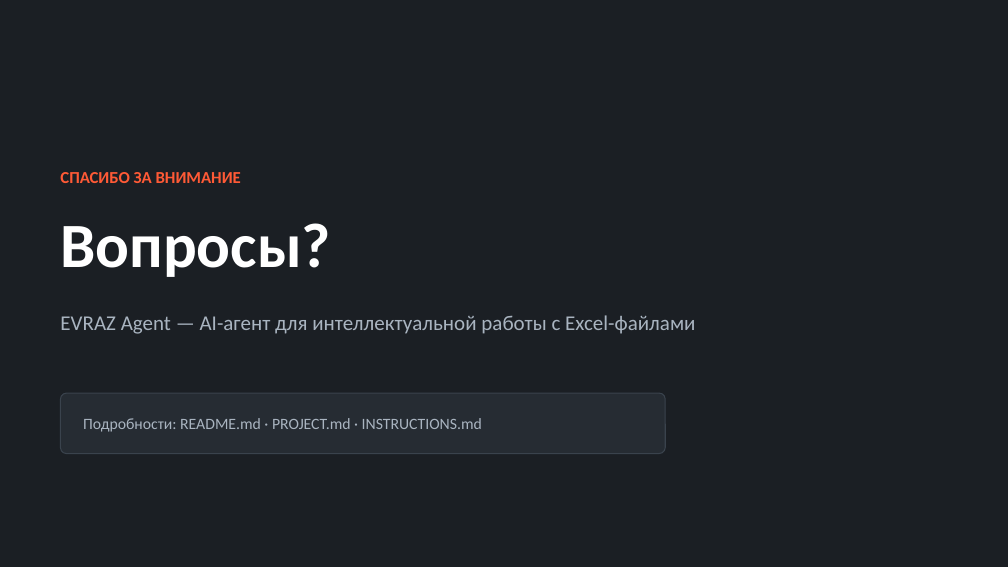
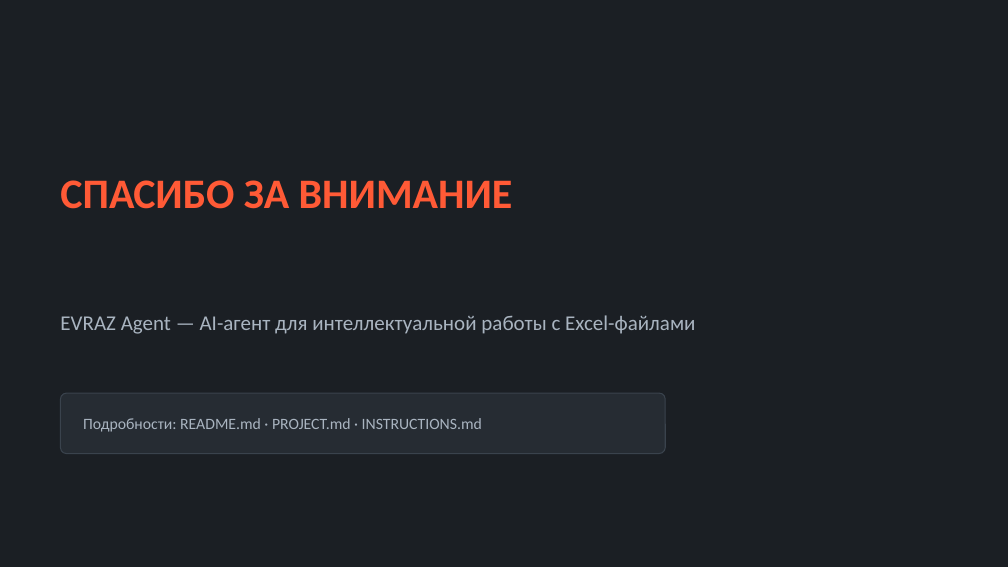
Before and after one commit to kostIT13/EVRAZ_ExcelAgent, a slide deck: slide 32 of data/EVRAZ_Agent_improved.pptx. Drawn at 1008x567 pixels with LibreOffice and Linux fonts; fonts in the diff are those of the drawing. Boxes give left, top, right and bottom in pixels: in the first picture for what was removed or moved away, otherwise in the second. Text is boxed around its words. In the diff, an @@ line names an element or a change of style, - is before the commit and + after.

```diff
--- a/data/EVRAZ_Agent_improved.pptx
+++ b/data/EVRAZ_Agent_improved.pptx
@@ text "СПАСИБО ЗА ВНИМАНИЕ" at [60, 180, 513, 209]: size 16 to 40 pt @@
@@ text removed at [60, 223, 331, 277] @@
-Вопросы?
```
Also in this commit, not shown: 7 other slides changed, 1 other file.
